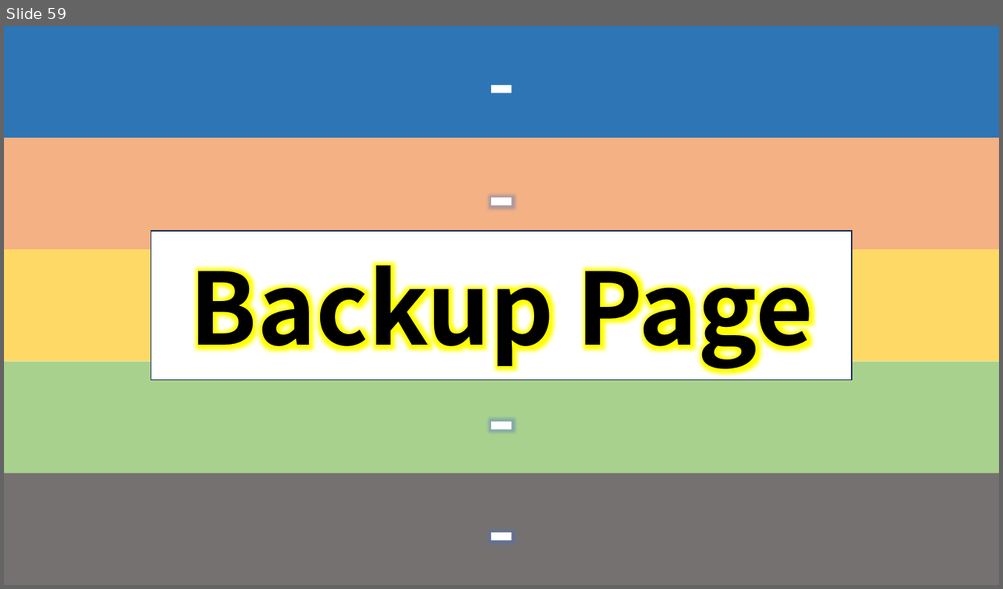
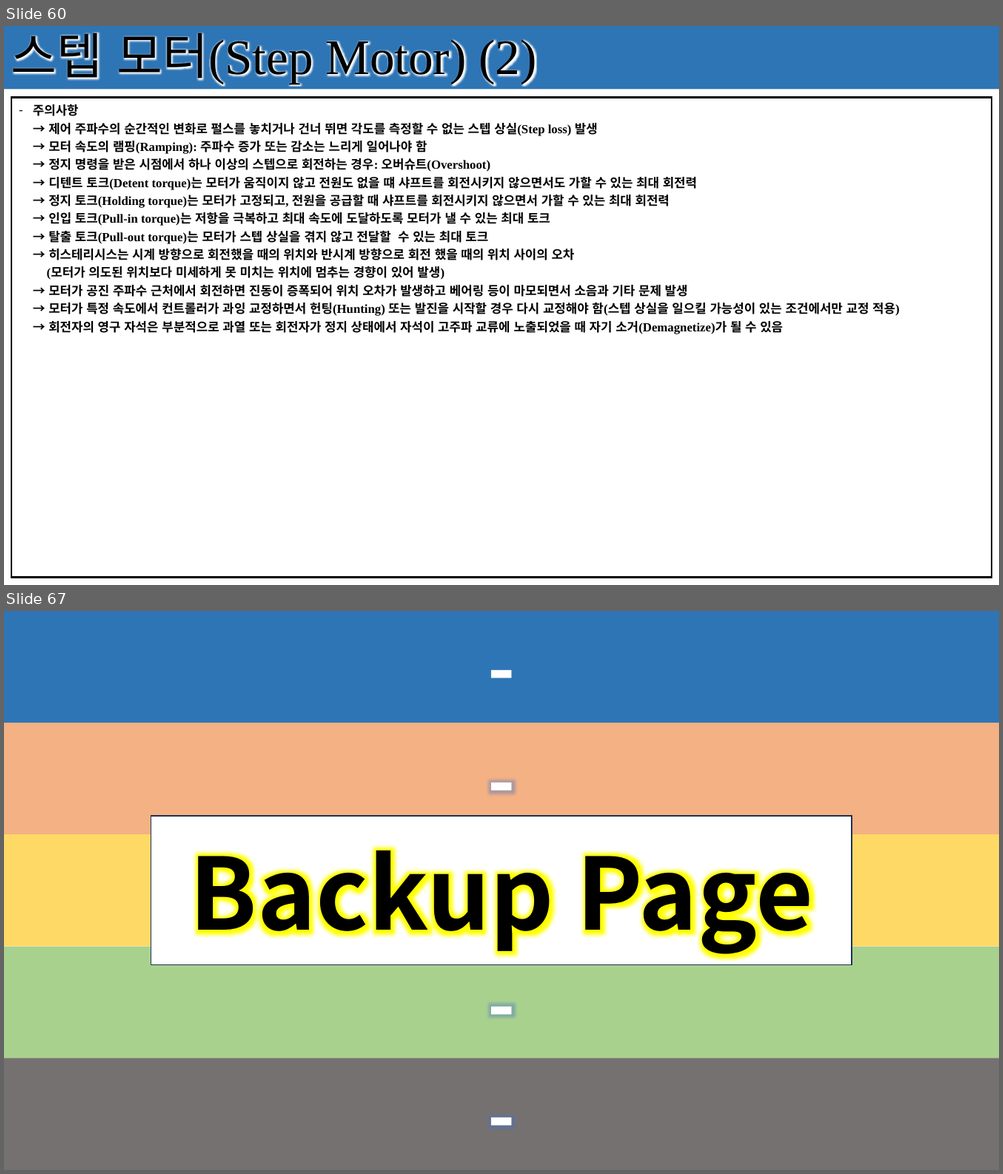
Before and after one commit to seonghokim/Study, a slide deck: Study Material/[KOR] Basic Electrical Circuit.pptx. Shown one above the other, each under a label of ours: slide 59 before the commit, slides 60 and 67 after it; the slides between them are not shown. The pictures are 1003x589 and 1003x1174 pixels, drawn with LibreOffice and Linux fonts; fonts in the diff are those of the drawing. Boxes give left, top, right and bottom in pixels: in the first picture for what was removed or moved away, otherwise in the second. Text is boxed around its words. In the diff, an @@ line names an element or a change of style, - is before the commit and + after.

```diff
--- a/Study Material/[KOR] Basic Electrical Circuit.pptx
+++ b/Study Material/[KOR] Basic Electrical Circuit.pptx
@@ slide 60 added at <box>4,26,999,585</box>, background #FFFFFF @@
@@ rectangle added at <box>4,26,999,89</box>, fill #404040 @@
@@ rectangle added at <box>4,26,999,90</box>, fill #2E75B6, 48 pt, text #000000 @@
+스텝 모터(Step Motor) (2)
@@ table added at <box>11,97,992,577</box>, 1 rows, 1 columns @@
+주의사항 / → 제어 주파수의 순간적인 변화로 펄스를 놓치거나 건너 뛰면 각도를 측정할 수 없는 스텝 상실(Step loss) 발생 / → 모터 속도의 램핑(Ramping): 주파수 증가 또는 감소는 느리게 일어나야 함 / → 정지 명령을 받은 시점에서 하나 이상의 스텝으로 회전하는 경우: 오버슈트(Overshoot) / → 디텐트 토크(Detent torque)는 모터가 움직이지 않고 전원도 없을 떄 샤프트를 회전시키지 않으면서도 가할 수 있는 최대 회전력 / → 정지 토크(Holding torque)는 모터가 고정되고, 전원을 공급할 때 샤프트를 회전시키지 않으면서 가할 수 있는 최대 회전력 / → 인입 토크(Pull-in torque)는 저항을 극복하고 최대 속도에 도달하도록 모터가 낼 수 있는 최대 토크 / → 탈출 토크(Pull-out torque)는 모터가 스텝 상실을 겪지 않고 전달할 수 있는 최대 토크 / → 히스테리시스는 시계 방향으로 회전했을 때의 위치와 반시계 방향으로 회전 했을 때의 위치 사이의 오차 / (모터가 의도된 위치보다 미세하게 못 미치는 위치에 멈추는 경향이 있어 발생) / → 모터가 공진 주파수 근처에서 회전하면 진동이 증폭되어 위치 오차가 발생하고 베어링 등이 마모되면서 소음과 기타 문제 발생 / → 모터가 특정 속도에서 컨트롤러가 과잉 교정하면서 헌팅(Hunting) 또는 발진을 시작할 경우 다시 교정해야 함(스텝 상실을 일으킬 가능성이 있는 조건에서만 교정 적용) / → 회전자의 영구 자석은 부분적으로 과열 또는 회전자가 정지 상태에서 자석이 고주파 교류에 노출되었을 때 자기 소거(Demagnetize)가 될 수 있음
@@ what was slide 59 is now slide 67 @@
```
Also in this commit, not shown: 1 slide changed, 7 other slides added.
